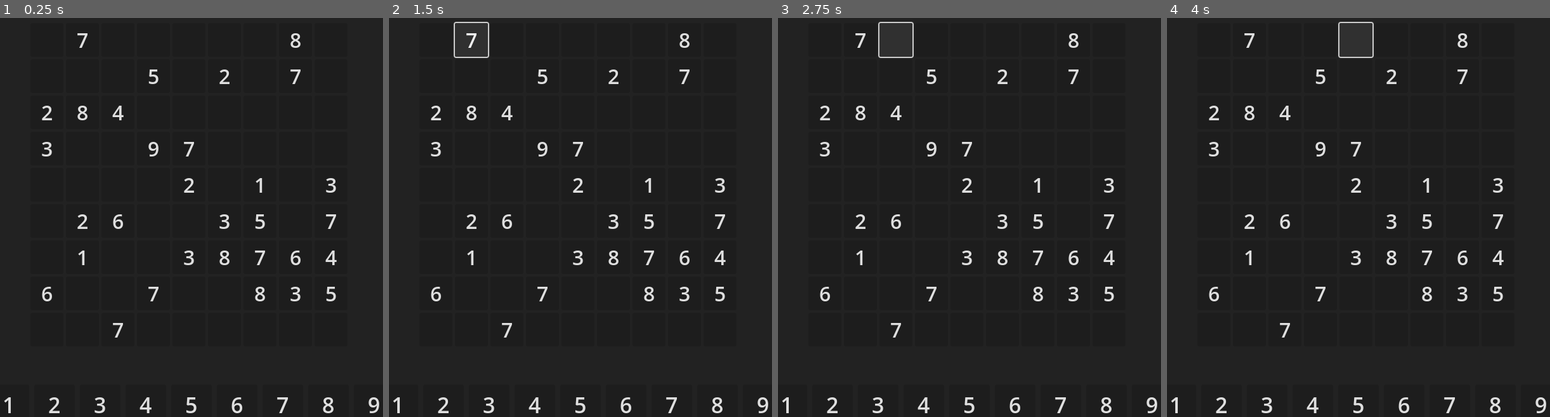
Above: before the commit, frames 1-4 (left to right).
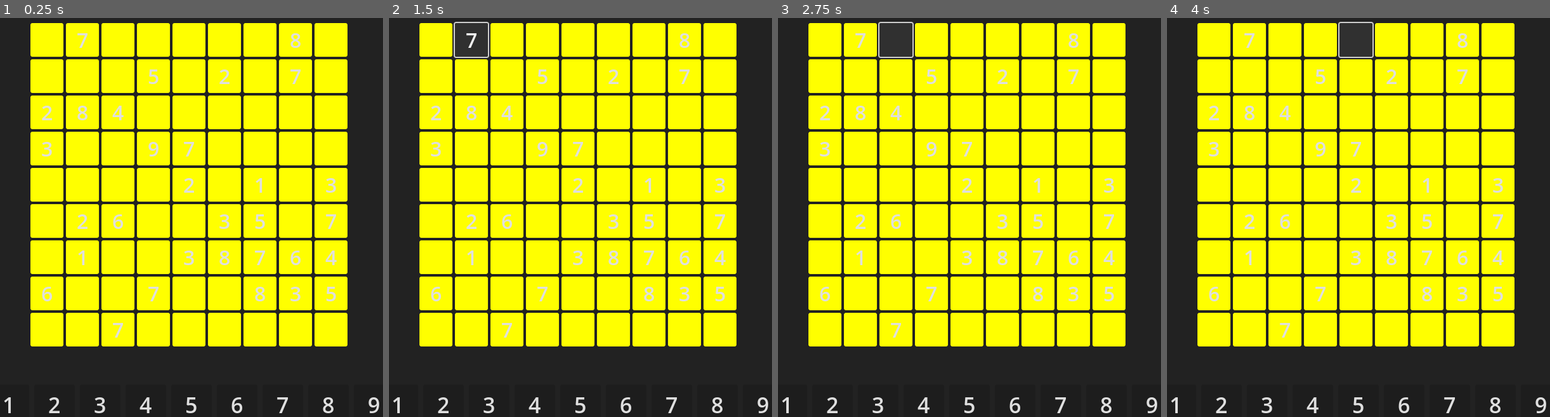
Above: after the commit, the same moments.

Repository: ba6ul/Sudooku
Game: Godot game, scene res://scenes/Game.tscn
Same seed, same stepped clock (60 frames per second), same inputs: the game is played once before the commit and once after it. The project has no main scene, so this scene is started directly.
Inputs (mouse positions are in pixels of both pictures, inside the frame that each line leads up to):
- Up to frame 1 (0.25 s): no input
- Up to frame 2 (1.5 s): click (434, 37) at 0.52 s; click "7" at 1.25 s
- Up to frame 3 (2.75 s): click (896, 37) at 2.02 s
- Up to frame 4 (4 s): click (1320, 37) at 2.77 s; click (1354, 37) at 3.52 s

The runs differ from the first frame. In frame 1, 58% of the frame differs, in the area x 7-91%, y 1-83%; in frame 2, 57%; in frame 3, 57%; in frame 4, 57%.

Commit message:
Update game.gd
Added Feature to change Cell COLOR

Diff:
--- a/scripts/game.gd
+++ b/scripts/game.gd
@@ -1,6 +1,9 @@
 extends Node2D
 
 @onready var grid:GridContainer = $GridContainer
+@onready var button: Button = $Button
+
+const cell_rang = Color.YELLOW #add the cell color
 
 # Game Grid
 var game_grid = [] # Holds the buttons present in the Game Scene
@@ -47,10 +50,15 @@
 	if puzzle[row][col] != 0:
 		button.text = str(puzzle[row][col])
 	button.set("theme_override_font_sizes/font_size", 32)
+
+	#V2
+	var stylebox:StyleBoxFlat = button.get_theme_stylebox("normal").duplicate(true)
+	stylebox.bg_color = cell_rang
+	button.add_theme_stylebox_override("normal", stylebox)
+
+
 	button.custom_minimum_size = Vector2(52, 52)
-
 	button.pressed.connect(_on_grid_button_pressed.bind(pos, ans))
-
 	grid.add_child(button)
 	return button
 
